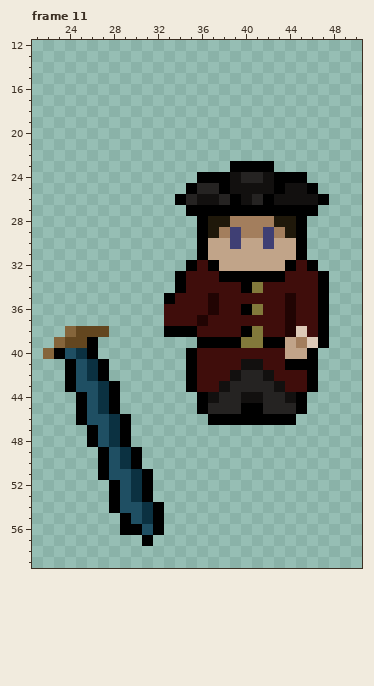
Two versions of one pixel-art file, art/highwayman/highwayman.ase. That is the earlier state.
70x70 pixels, 11 frames. Shown: frame 11: x 21..50, y 12..59. The commit also changed other frames, which this record leaves out.
After the commit:
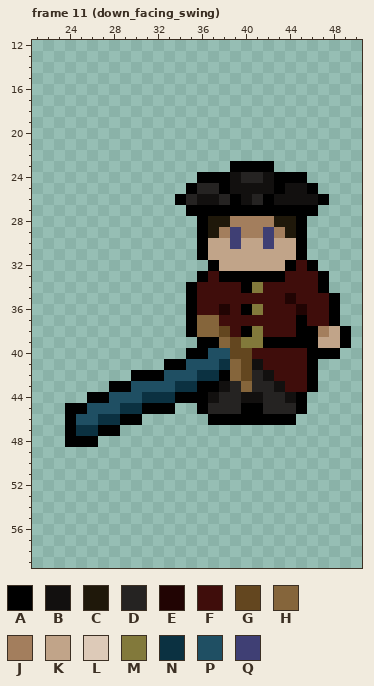
Palette (. is transparent): A #000000  B #12100f  C #1f180a  D #252322  E #210403  F #3f0d0b  G #63461f  H #85653b  J #a37e5d  K #c1a489  L #ddcab8  M #82793b  N #0b3141  P #1f4f63  Q #3f3f74
Commit: highwayman up facing swing animation complete
Edits made:
Changed rows in their new state; - is an unchanged pixel.
Frame 11 (down_facing_swing):
first column x 22:
32 -------------..-------------
33 ------------..A-------------
34 ------------.A--------------
35 -----------..A-F---------FA-
36 -----------..A-FE-----FE-FA-
37 -----------..AHH------FA-FA-
38 --....-----..-HHG-----FAAJKA
39 -....-----------HG----AAAKKA
40 .....---------APPGG---FF-AA-
41 --....-----AAPPPNHG---FF----
42 --....--AAAPPPNNAHG---------
43 --....-APPPPNNAA--H---------
44 ---.AAPPPNNNAA--------------
45 --A--PPNNAAA----------------
46 --AP-N--A-------------------
47 --ANNAA.--------------------
48 --AA-...--------------------
49 -----....-------------------
50 -----....-------------------
51 -----.....------------------
52 ------....------------------
53 ------....------------------
54 ------.....-----------------
55 -------....-----------------
56 -------....-----------------
57 ---------.------------------
